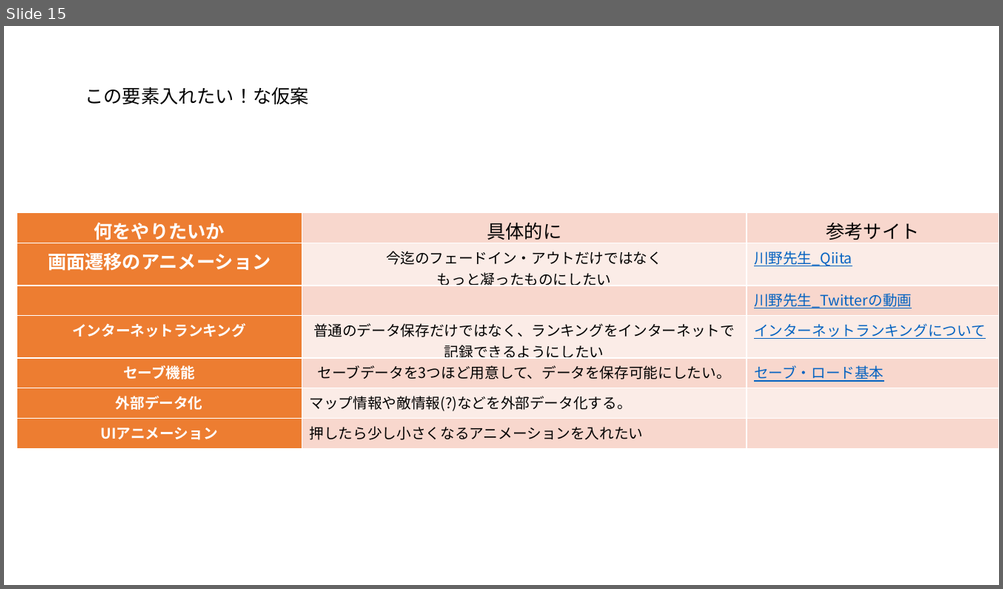
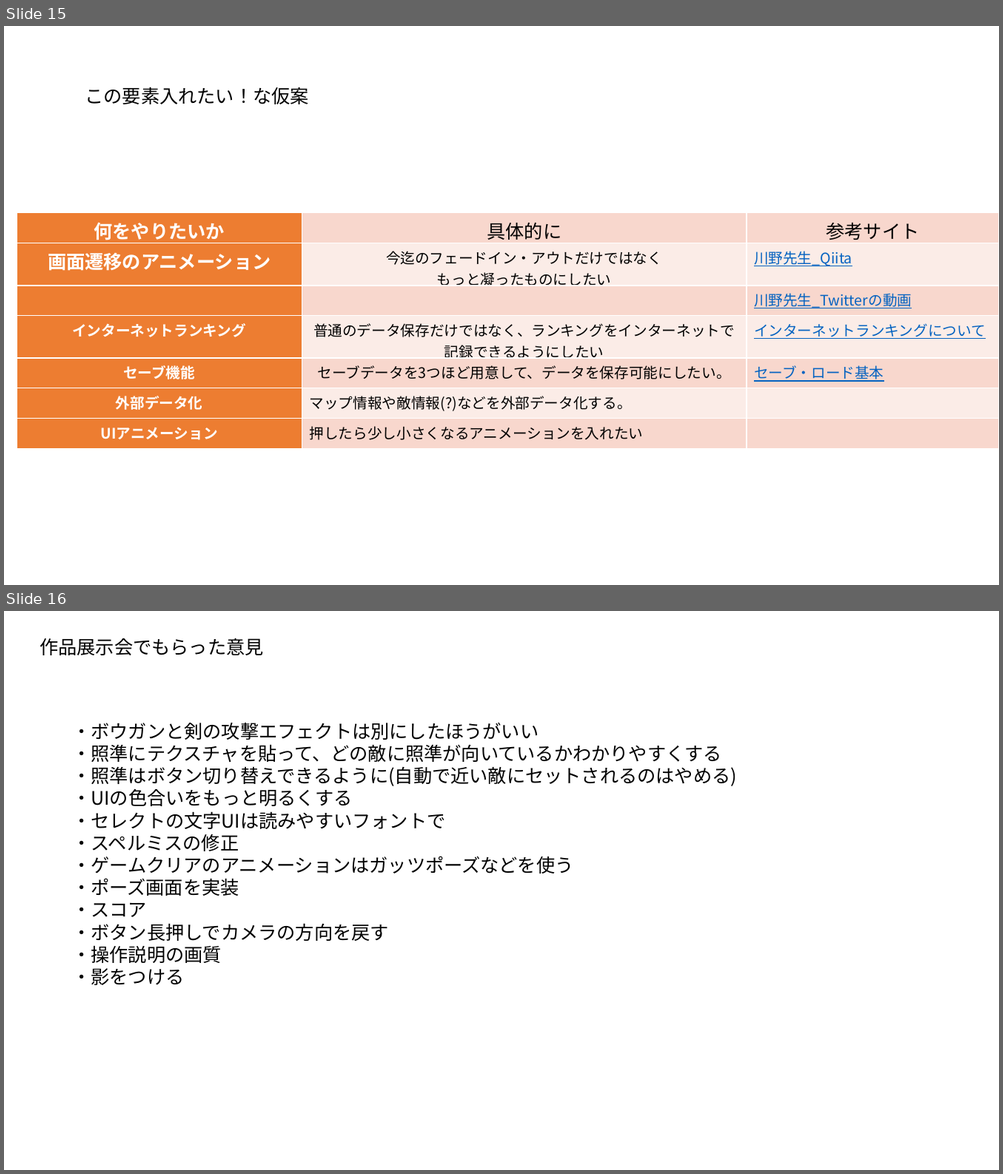
Before and after one commit to kakisawa/ProductionWork, a slide deck: 3DGame_2_Switching! S&B fight/Switching! S&B fight_仕様書.pptx. Shown one above the other, each under a label of ours: slide 15 before the commit, slides 15 and 16 after it. The pictures are 1003x589 and 1003x1174 pixels, drawn with LibreOffice and Linux fonts; fonts in the diff are those of the drawing. Boxes give left, top, right and bottom in pixels: in the first picture for what was removed or moved away, otherwise in the second. Text is boxed around its words. In the diff, an @@ line names an element or a change of style, - is before the commit and + after.

```diff
--- a/3DGame_2_Switching! S&B fight/Switching! S&B fight_仕様書.pptx
+++ b/3DGame_2_Switching! S&B fight/Switching! S&B fight_仕様書.pptx
@@ slide 16 added at [4, 611, 999, 1170], background #FFFFFF @@
@@ text added at [40, 638, 263, 655], 18 pt, text #000000 @@
+作品展示会でもらった意見
@@ text added at [72, 723, 737, 985], 18 pt, text #000000 @@
+・ボウガンと剣の攻撃エフェクトは別にしたほうがいい
+・照準にテクスチャを貼って、どの敵に照準が向いているかわかりやすくする
+・照準はボタン切り替えできるように(自動で近い敵にセットされるのはやめる)
+・UIの色合いをもっと明るくする
+・セレクトの文字UIは読みやすいフォントで
+・スペルミスの修正
+・ゲームクリアのアニメーションはガッツポーズなどを使う
+・ポーズ画面を実装
+・スコア
+・ボタン長押しでカメラの方向を戻す
+・操作説明の画質
+・影をつける
```
Also in this commit, not shown: 1 other file.
